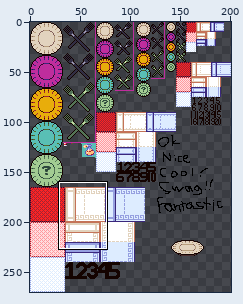
Two states of a sprite sheet, picross/blanket.png. Above: a wide view before the commit, with the close-up outlined.
Close-up. Old version:
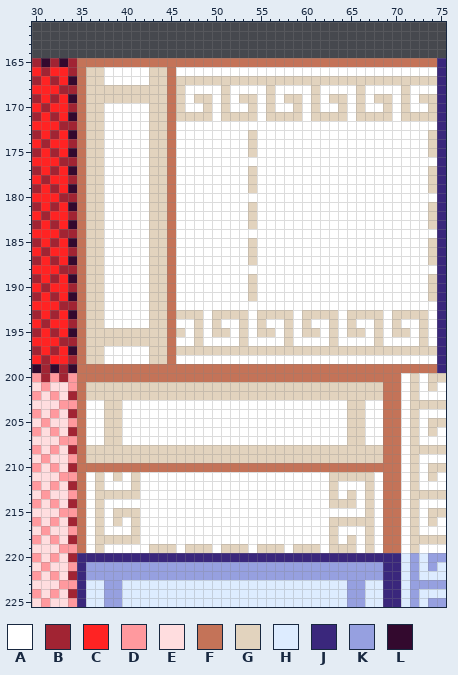
The file is 201x270 pixels. Colours within 5 levels of each other are drawn and written as one. Shown: x 30..75, y 161..225. The commit also changed other parts of the picture, which this record leaves out.
Palette (. is transparent): A #ffffff  B #a12433  C #ff2323  D #ff999e  E #ffdddf  F #c47358  G #e2d3be  H #ddecff  J #3a277c  K #96a0e0  L #33092e
Pixels before (only the part around the change), first column x 30:
161 ..............................................
162 ..............................................
163 ..............................................
164 ..............................................
165 BLBLBFFFFFFFFFFFFFFFFFFFFFFFFFFFFFFFFFFFFFFFFJ
166 CBCCBFGGAAAAAGGFAAAAAAAAAAAAAAAAAAAAAAAAAAAAAJ
167 BCBCLFGGAAAAAGGFGGGGGGGGGGGGGGGGGGGGGGGGGGGGGJ
168 CCCBBFGGGGGGGGGFGAAAAGAAAAGAAAAGAAAAGAAAAGAAAJ
169 BCBCLFGGGGGGGGGFGAGGAGAGGAGAGGAGAGGAGAGGAGAGGJ
170 CBCCBFGGAAAAAGGFGAAGAGAAGAGAAGAGAAGAGAAGAGAAGJ
171 BCBCLFGGAAAAAGGFGGGGAGGGGAGGGGAGGGGAGGGGAGGGGJ
172 CCCBBFGGAAAAAGGFAAAAAAAAAAAAAAAAAAAAAAAAAAAAAJ
173 BCBCLFGGAAAAAGGFAAAAAAAAGAAAAAAAAAAAAAAAAAAAGJ
174 CBCCBFGGAAAAAGGFAAAAAAAAGAAAAAAAAAAAAAAAAAAAGJ
175 BCBCLFGGAAAAAGGFAAAAAAAAGAAAAAAAAAAAAAAAAAAAGJ
176 CCCBBFGGAAAAAGGFAAAAAAAAAAAAAAAAAAAAAAAAAAAAAJ
177 BCBCLFGGAAAAAGGFAAAAAAAAGAAAAAAAAAAAAAAAAAAAGJ
178 CBCCBFGGAAAAAGGFAAAAAAAAGAAAAAAAAAAAAAAAAAAAGJ
179 BCBCLFGGAAAAAGGFAAAAAAAAGAAAAAAAAAAAAAAAAAAAGJ
180 CCCBBFGGAAAAAGGFAAAAAAAAAAAAAAAAAAAAAAAAAAAAAJ
181 BCBCLFGGAAAAAGGFAAAAAAAAGAAAAAAAAAAAAAAAAAAAGJ
182 CBCCBFGGAAAAAGGFAAAAAAAAGAAAAAAAAAAAAAAAAAAAGJ
183 BCBCLFGGAAAAAGGFAAAAAAAAGAAAAAAAAAAAAAAAAAAAGJ
184 CCCBBFGGAAAAAGGFAAAAAAAAAAAAAAAAAAAAAAAAAAAAAJ
185 BCBCLFGGAAAAAGGFAAAAAAAAGAAAAAAAAAAAAAAAAAAAGJ
186 CBCCBFGGAAAAAGGFAAAAAAAAGAAAAAAAAAAAAAAAAAAAGJ
187 BCBCLFGGAAAAAGGFAAAAAAAAGAAAAAAAAAAAAAAAAAAAGJ
188 CCCBBFGGAAAAAGGFAAAAAAAAAAAAAAAAAAAAAAAAAAAAAJ
189 BCBCLFGGAAAAAGGFAAAAAAAAGAAAAAAAAAAAAAAAAAAAGJ
190 CBCCBFGGAAAAAGGFAAAAAAAAGAAAAAAAAAAAAAAAAAAAGJ
191 BCBCLFGGAAAAAGGFAAAAAAAAGAAAAAAAAAAAAAAAAAAAGJ
192 CCCBBFGGAAAAAGGFAAAAAAAAAAAAAAAAAAAAAAAAAAAAAJ
193 BCBCLFGGAAAAAGGFGGGAGGGGAGGGGAGGGGAGGGGAGGGGAJ
194 CBCCBFGGAAAAAGGFAAGAGAAGAGAAGAGAAGAGAAGAGAAGAJ
195 BCBCLFGGGGGGGGGFGAGAGGAGAGGAGAGGAGAGGAGAGGAGAJ
196 CCCBBFGGGGGGGGGFAAGAAAAGAAAAGAAAAGAAAAGAAAAGAJ
197 BCBCLFGGAAAAAGGFGGGGGGGGGGGGGGGGGGGGGGGGGGGGGJ
198 CBCCBFGGAAAAAGGFAAAAAAAAAAAAAAAAAAAAAAAAAAAAAJ
199 LBLBLFFFFFFFFFFFFFFFFFFFFFFFFFFFFFFFFFFFFFFFFJ
200 DBDBDFFFFFFFFFFFFFFFFFFFFFFFFFFFFFFFFFFFFAGAGG
201 EDEEDFGGGGGGGGGGGGGGGGGGGGGGGGGGGGGGGGGFFAGAGA
202 DEDEBFGGGGGGGGGGGGGGGGGGGGGGGGGGGGGGGGGFFAGAAA
203 EEEDDFAAGGAAAAAAAAAAAAAAAAAAAAAAAAAGGAAFFAGGGG
204 DEDEBFAAGGAAAAAAAAAAAAAAAAAAAAAAAAAGGAAFFAGAAA
205 EDEEDFAAGGAAAAAAAAAAAAAAAAAAAAAAAAAGGAAFFAGAGG
206 DEDEBFAAGGAAAAAAAAAAAAAAAAAAAAAAAAAGGAAFFAGAGA
207 EEEDDFAAGGAAAAAAAAAAAAAAAAAAAAAAAAAGGAAFFAGAAA
208 DEDEBFGGGGGGGGGGGGGGGGGGGGGGGGGGGGGGGGGFFAGGGG
209 EDEEDFGGGGGGGGGGGGGGGGGGGGGGGGGGGGGGGGGFFAGAAA
210 DEDEBFFFFFFFFFFFFFFFFFFFFFFFFFFFFFFFFFFFFAGAGG
211 EEEDDFAGAGAGAAAAAAAAAAAAAAAAAAAAAGGGGGAFFAGAGA
212 DEDEBFAGAAAGAAAAAAAAAAAAAAAAAAAAAGAAAGAFFAGAAA
213 EDEEDFAGGGGGAAAAAAAAAAAAAAAAAAAAAGAGAGAFFAGGGG
214 DEDEBFAGAAAAAAAAAAAAAAAAAAAAAAAAAGGGAGAFFAGAAA
215 EEEDDFAGAGGGAAAAAAAAAAAAAAAAAAAAAAAAAGAFFAGAGG
216 DEDEBFAGAGAGAAAAAAAAAAAAAAAAAAAAAGGGGGAFFAGAGA
217 EDEEDFAGAAAGAAAAAAAAAAAAAAAAAAAAAGAAAGAFFAGAAA
218 DEDEBFAGGGGGAAAAAAAAAAAAAAAAAAAAAGAGAGAFFAGGGG
219 EEEDDFAGAAAAAGGGAGGGAGGGAGGGAGGGAGGGAGAFFAGAAA
220 DEDEBJJJJJJJJJJJJJJJJJJJJJJJJJJJJJJJJJJJJHKHKK
221 EDEEDJKKKKKKKKKKKKKKKKKKKKKKKKKKKKKKKKKJJHKHKH
222 DEDEBJKKKKKKKKKKKKKKKKKKKKKKKKKKKKKKKKKJJHKHHH
223 EEEDDJHHKKHHHHHHHHHHHHHHHHHHHHHHHHHKKHHJJHKKKK
224 DEDEBJHHKKHHHHHHHHHHHHHHHHHHHHHHHHHKKHHJJHKHHH
225 EDEEDJHHKKHHHHHHHHHHHHHHHHHHHHHHHHHKKHHJJHKHKK
The result:
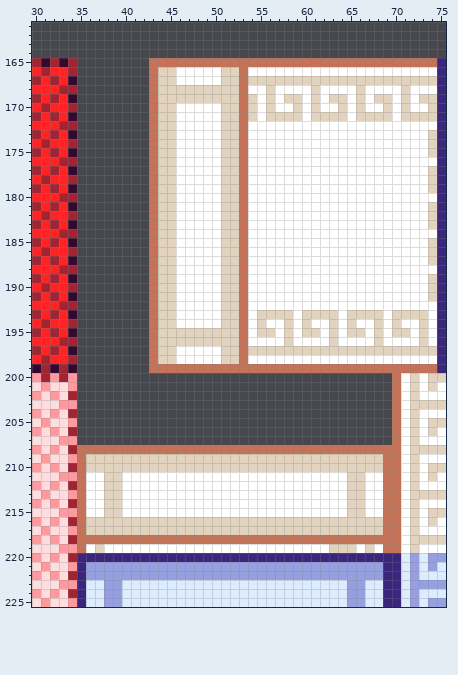
Difference:
Colour A replaces colour G in row 167 at x 46 to 50; in row 170 at x 46 and 49; in row 171 at x 46 to 49; in rows 173 to 175 at x 54; in rows 177 to 179 at x 54; in rows 181 to 183 at x 54.
Colour A replaces colour G in rows 185 to 187 at x 54; in rows 189 to 191 at x 54; in row 193 at x 46 to 48 and 50; in row 194 at x 48 and 50; in row 197 at x 46 to 50; in row 211 at x 37, 41, 63 to 64 and 67.
Colour A replaces colour G in row 212 at x 37, 41, 63 and 67; in row 213 at x 37, 40 to 41, 63 and 67; in row 214 at x 37, 63 to 64 and 67; in row 215 at x 37, 40 to 41 and 67; in row 219 at x 43 to 45, 47 to 49, 51 to 53, 55 to 57 and 59 to 61.
Colour F replaces colour A in row 166 at x 53; in row 168 at x 53; in row 170 at x 53; in rows 172 to 192 at x 53; in row 198 at x 53; in row 218 at x 36, 42 to 62, 64, 66 and 68.
Colour F replaces colour G in row 166 at x 43; in row 167 at x 43 and 53; in row 168 at x 43; in row 169 at x 43 and 53; in row 170 at x 43; in row 171 at x 43 and 53.
Colour F replaces colour G in rows 172 to 192 at x 43; in rows 193 to 197 at x 43 and 53; in row 198 at x 43; in row 208 at x 36 to 68; in row 218 at x 37 to 41, 63, 65 and 67.
Colour G replaces colour A in row 166 at x 51 to 52; in row 168 at x 47 to 50 and 52; in row 169 at x 47, 50 and 52; in row 170 at x 52; in rows 172 to 192 at x 51 to 52; in row 194 at x 51 to 52.
Colour G replaces colour A in row 195 at x 47, 49 and 52; in row 196 at x 46 to 47 and 49 to 52; in row 198 at x 51 to 52; in row 211 at x 38; in row 212 at x 38 to 39 and 65 to 66; in row 213 at x 66.
Colour G replaces colour A in row 214 at x 38 to 39 and 66; in row 215 at x 38 and 65 to 66; in row 216 at x 36, 38, 40, 42 to 62 and 68; in row 217 at x 36, 38 to 40, 42 to 62, 64 to 66 and 68.
Colour G replaces colour F in rows 166 to 198 at x 45; in row 210 at x 36 to 68.
Colour A is gone in rows 166 to 167 at x 38 to 42; in rows 170 to 194 at x 38 to 42; in rows 197 to 198 at x 38 to 42; in rows 203 to 207 at x 36 to 37, 40 to 64 and 67 to 68.
Colour F is gone in row 165 at x 35 to 42; in rows 166 to 198 at x 35; in row 199 at x 35 to 42; in row 200 at x 35 to 69; in rows 201 to 207 at x 35 and 69.
Colour G is gone in rows 166 to 167 at x 36 to 37; in rows 168 to 169 at x 36 to 42; in rows 170 to 194 at x 36 to 37; in rows 195 to 196 at x 36 to 42; in rows 197 to 198 at x 36 to 37; in rows 201 to 202 at x 36 to 68.
Colour G is gone in rows 203 to 207 at x 38 to 39 and 65 to 66.
